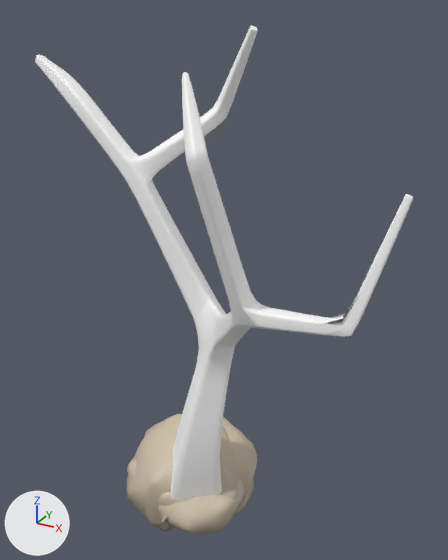
Renders of the glTF model public/models/landing-kit.glb from each side of a commit.
Both versions are drawn from a camera (50 mm lens) standing at (3.44, -5.38, 5.96) and looking at (0.54, -0.12, 3.32). The axes (+X, +Y, +Z) are drawn at lower left. The lights are the same throughout. The picture after the commit comes second.

In view in the first picture: 'rock_a', 'rock_b', 'rock_c', 'rock_d', 'tree_leafy'.
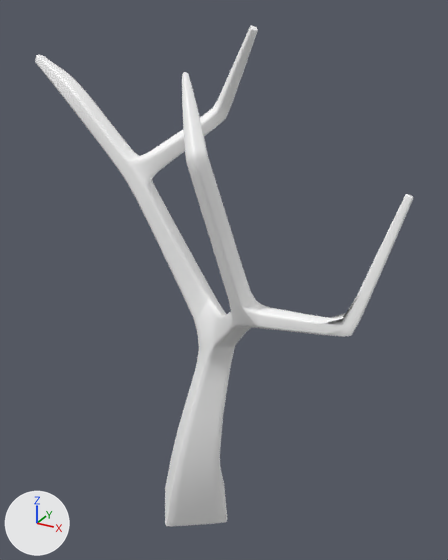
Location of each change, [x1, y1, x2, y2] in pixels of the pictures (448 x 560 px):
'rock_c', deleted (beige)
    before: [127, 414, 258, 532]
'rock_b', deleted
    before: [158, 479, 244, 534]
'rock_d', deleted
    before: [145, 420, 244, 509]
'rock_a', deleted (mostly hidden)
    before: [127, 457, 254, 514]

What the commit changed:
Object 'rock_a' (ob_rock_a) is deleted.
Object 'rock_b' (ob_rock_b) is deleted.
Object 'rock_c' (ob_rock_c) is deleted.
Object 'rock_d' (ob_rock_d) is deleted.
